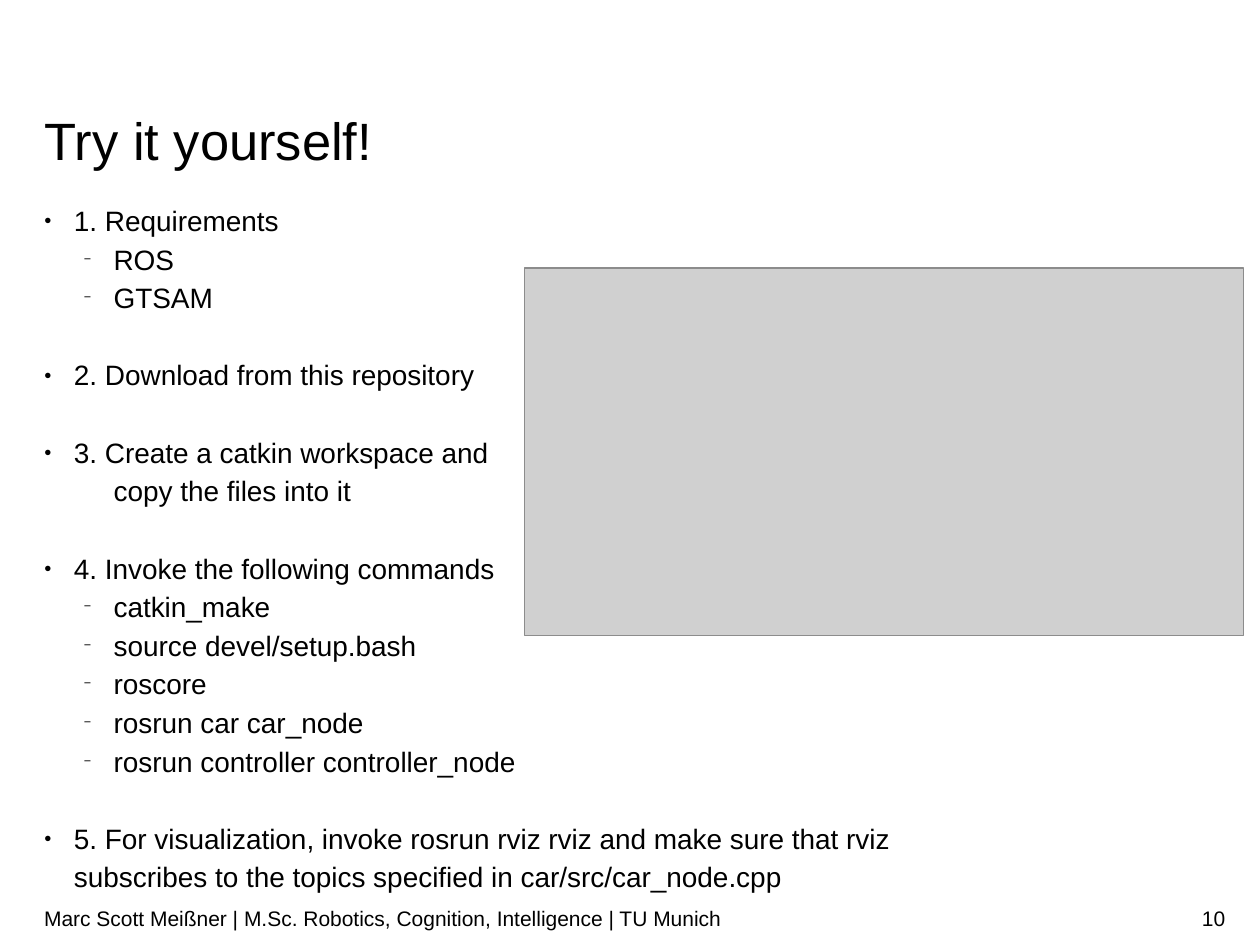
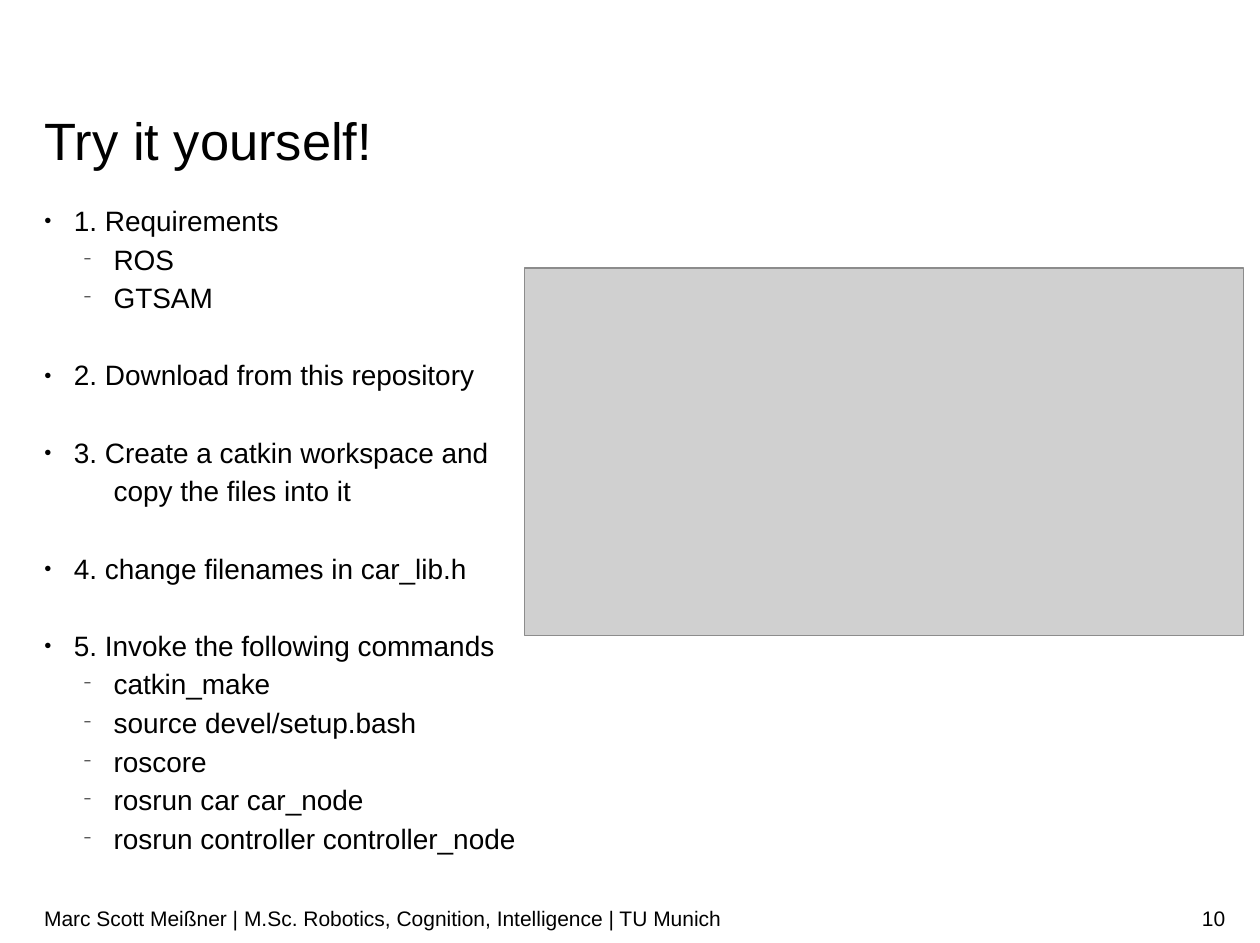
Before and after one commit to linuxcumt/car_project, a slide deck: slide 10 of wiki/Localization_GTSAM.odp. Drawn at 1260x943 pixels with LibreOffice and Linux fonts; fonts in the diff are those of the drawing; grey boxes stand for pictures; background and template pictures are left out. Boxes give left, top, right and bottom in pixels: in the first picture for what was removed or moved away, otherwise in the second. Text is boxed around its words. In the diff, an @@ line names an element or a change of style, - is before the commit and + after.

```diff
--- a/wiki/Localization_GTSAM.odp
+++ b/wiki/Localization_GTSAM.odp
@@ text at <box>74,558,495,661</box>: text changed @@
-● 4. Invoke the following commands
+● 4. change filenames in car_lib.h
+● 5. Invoke the following commands
@@ text at <box>74,828,889,893</box>: paragraph removed @@
-● 5. For visualization, invoke rosrun rviz rviz and make sure that rviz subscribes to the topics specified in car/src/car_node.cpp
```
Also in this commit, not shown: 1 other slide changed, 5 other files.
